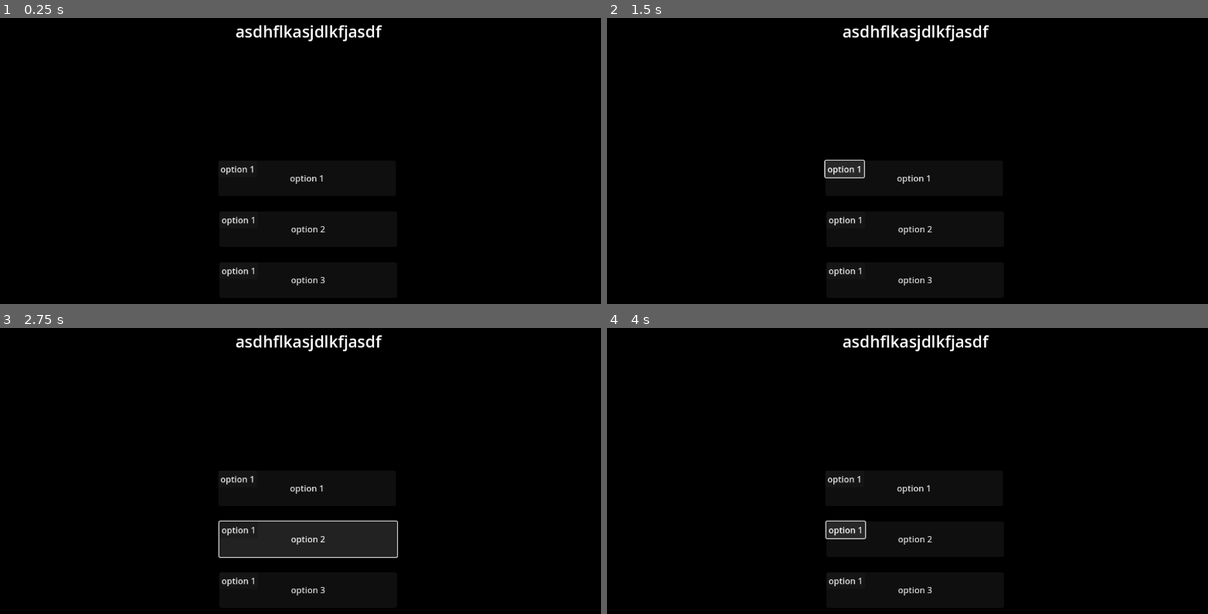
Above: before the commit, frames 1-4 (two rows, left to right).
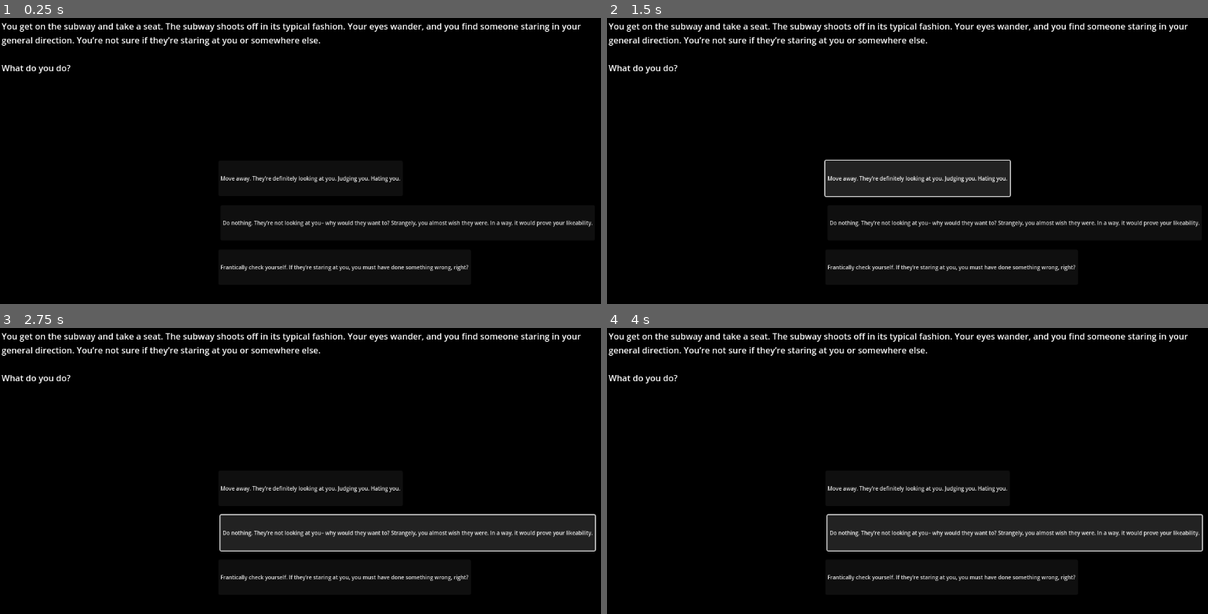
Above: after the commit, the same moments.

Repository: iisalut/Actual_athena
Game: Godot game, scene res://node_2d.tscn
Same seed, same stepped clock (60 frames per second), same inputs: the game is played once before the commit and once after it. The engine's default icon, where the game draws it, is replaced by a stand-in: a white triangle on a blue panel in a dark square.
Inputs (mouse positions are in pixels of both pictures, inside the frame that each line leads up to):
- Up to frame 1 (0.25 s): no input
- Up to frame 2 (1.5 s): click "option 1" (after the commit: "Move away. They’re definitely…") at 0.5 s; click (847, 169) at 1.25 s, where only the run before the commit has a clickable "option 1"
- Up to frame 3 (2.75 s): click "option 2" (after the commit: "Do nothing. They’re not looki…") at 2 s
- Up to frame 4 (4 s): click "option 3" (after the commit: "Frantically check yourself. I…") at 2.75 s; click (847, 531) at 3.5 s, where only the run before the commit has a clickable "option 1"

The runs differ from the first frame. In frame 1, 4.1% of the frame differs, in the area x 0-99%, y 1-94%; in frame 2, 4.6%; in frame 3, 9.7%, in the area x 0-100%, y 1-94%; in frame 4, 9.1%.

Commit message:
Game logic-- updating UI based on question, variable assignment

Diff:
--- a/buttonBehavior.gd
+++ b/buttonBehavior.gd
@@ -1,11 +1,10 @@
 extends Button
+
+var complex
 
 # Called when the node enters the scene tree for the first time.
 func _ready() -> void:
-	var button = Button.new()
-	button.text = "option 1"
-	button.pressed.connect(_button_pressed)
-	add_child(button)
+	pass
 
-func _button_pressed():
-	print("hi")
+func _on_pressed() -> void:
+	print(complex)
--- /dev/null
+++ b/choice_button.tscn
@@ -0,0 +1,21 @@
+[gd_scene load_steps=2 format=3 uid="uid://l0318x2q58od"]
+
+[ext_resource type="Script" uid="uid://bjpr3pdwuhhbg" path="res://buttonBehavior.gd" id="1_nme6o"]
+
+[node name="button1" type="Button"]
+anchors_preset = -1
+anchor_left = 0.35300002
+anchor_top = 0.5
+anchor_right = 0.64100003
+anchor_bottom = 0.591
+offset_left = 0.34399414
+offset_top = -7.0
+offset_right = -0.43188477
+offset_bottom = 0.031982422
+theme_override_font_sizes/font_size = 10
+text = "option 1"
+script = ExtResource("1_nme6o")
+metadata/_edit_use_anchors_ = true
+metadata/complex = ""
+
+[connection signal="pressed" from="." to="." method="_on_pressed"]
--- a/game_manager.gd
+++ b/game_manager.gd
@@ -1,69 +1,96 @@
 extends Node
+
+#count of complexes-- determine end result
+var guilt = 0
+var superiority = 0
+var inferiority = 0
+var persecution = 0
+var martyr = 0
+
+#setup array: 10 objects
+# [scenario, [decision, complex], [decision, complex], [decision, complex]]
+var array = [
+	["You are walking by an office building. Amidst the horde of workers within their daily motions, you accidentally bump into a woman holding a large stack of documents. Papers and folders clatter to the dirty sidewalk. The woman abruptly begins shouting profanities and blaming expletives– 'It’s all your fault! What the hell is your problem?!'\n\nWhat do you say?",
+		["Apologize profusely. Take the blame. It’s your fault, after all. That means you need to fix it.", "guilt"],
+		["Yell back. How dare she blame you? It was her fault, for walking so carelessly, not yours.", "superiority"],
+		["Shell up like a turtle. You’re worthless. You get it. You don’t need to hear it.", "inferiority"]
+	],
+	["As you walk, your toe snags on a crack– you stumble forward, catching yourself just before you fall.You turn, only to realize that it was never a crack after all, but rather, the leg of a desolate, raggedly-clothed man sitting slumped against the wall. He looks up at you with weary, beseeching eyes, ones that, in themselves, seem to communicate an eon of suffering. “Please”, he entreats, voice rasping, “spare just a little”.\n\nWhat do you do?",
+		["Give him everything in your wallet. You were planning to buy something, but it’s fine. Perhaps if someone glances, they will praise you?", "martyr"],
+		["Pretend not to see or hear the man. What if he tries to do something? What if someone sees you not giving him money, and thinks badly of you?", "persecution"],
+		["Look down in disdain. You’re better than this– you don’t need to indulge in it.", "superiority"]
+	],
+	["You stroll by a park, and are greeted with the classic superhero-comic scene: a woman whose cat is stuck in a tree. You watch, somewhat dumbfounded, as she attempts to beckon the cat with wheedling sweet-talk and promises of treats. The cat does not budge.\n\nWhat do you do?",
+		["Take it upon yourself and help her. You may injure yourself. But she may revere you.", "martyr"],
+		["Walk away without a glance. This doesn’t concern you. Someone like you has better things– more important things– to worry about.", "superiority"],
+		["Call the fire department. Not like you’d be able to help. You aren’t capable of it; you aren’t skilled enough.", "inferiority"]
+	],
+	["While waiting for a stoplight to turn green, an unfamiliar man runs up to you. He is panting, heaving for breath, perspiration dotting his brow. With an edge of tangible desperation to his voice, he claims that he needs help with something further back behind you.\n\nWhat do you do?",
+		["Decline hastily. It’s a trap. He might try to do something.", "persecution"],
+		["Enthusiastically agree. Yes, you need to be somewhere, but somebody needs your assistance. You’ll oblige, even if it means sacrificing your own plans.", "martyr"],
+		["Fervently apologize, then quickly find someone else who can help. You know you will still feel guilty for hours after the interaction.", "guilt"]
+	],
+	["While making your way down the sidewalk, a vibration from your phone alerts you. You excuse yourself from the crowd to lean up inconspicuously against a brick wall, and you check the notification you have received. Within moments, you’re distracted, engrossed in a text conversation. A few minutes pass, and then a man approaches you. “Excuse me,” he tries to catch your attention.\n\nWhat do you do?",
+		["Wave him off. Your attention is already taken by something more relevant to you. He doesn’t matter as much.", "superiority"],
+		["Say sorry and quickly move. You must have been in the way. What if you hindered him somehow? You need to be more careful, truly.", "guilt"],
+		["Wordlessly hurry away. This can’t be good news. There must be bad intentions at play here.", "persecution"]
+	],
+	["Cars speed by at the street intersection you’ve found yourself at. You don’t particularly feel the need to cross just yet, so you just stand and observe. A melody, then, catches your attention. You turn to see a busker singing while strumming an acoustic guitar. It’s something you’ve always wanted to learn, though you never quite reached far with the skill. Transfixed by their show, you almost don’t notice when the pedestrian light turns green. The cars have stopped.\n\nWhat do you do?",
+		["Praise them extravagantly, almost forcefully, before crossing the street. Make them know you listened. Make them know that you stopped and appreciated their performance.", "martyr"],
+		["Walk across the street without a backward glance. It wasn’t that impressive, anyways. You could do better.", "superiority"],
+		["Stay in place, staring. You can’t help the feeling of jealousy that swells involuntarily within you. Yet you cannot stop listening, despite the reminders of your own lacking self-worth.", "inferiority"]
+	],
+	["The aroma of coffee alerts you. Tempted by its scent, you end up approaching a nearby coffee stand and ordering something. However, when you receive your order, you quickly realize that it’s incorrect. You stare at the much-darker-than-expected hue within the plastic cup and deliberate.\n\nWhat do you do?",
+		["Storm up to the worker and demand a fresh cup. How dare they mess up your order? Can’t they do one thing correctly?", "superiority"],
+		["Take the cup without complaint. They must be busy. You’re not important enough for a fresh remake, although you still can’t help but feel a little spiteful.", "inferiority"],
+		["Reluctantly ask for a remake. Then feel bad that you asked. They must be busy, and you must have done nothing but add more to their plate.", "guilt"]
+	],
+	["You pass by a large crowd. Intrigue piqued, you push your way through to the front. It seems some audience-interactive event is taking place– some kind of impromptu magic show. Suddenly, the host asks for a volunteer. They point to you. However, you frankly don’t care much for what’s happening, let alone for participating in it.\n\nWhat do you do?",
+		["Force enthusiasm and participate with your all nonetheless. The crowd will be disappointed if you decline. Put on a good show, and people will like you.", "martyr"],
+		["Participate with some hesitance. You’ll feel bad for declining. It won’t leave your mind.", "guilt"],
+		["Quickly reject the invitation and move away. No way you’re going up there. You’ll embarrass yourself, and everyone will ridicule you. That’s why they’re setting this situation up.", "persecution"]
+	],
+		["While waiting for the subway, you hear what sounds like a heated altercation. Curiously, you glance in the direction of the angry voices. Two men are shoving each other, each becoming increasingly forceful. It’s the unmistakable beginnings of a fight. The subway will be pending for at least a few minutes more.\n\nWhat do you do?",
+		["Create distance. They look dangerous. What if they come for you next? You couldn’t possibly hold your own in a fight.", "persecution"],
+		["Try to step in. It’s up to you to bravely rescue this situation– nobody else will do it! Perhaps the others around you will notice if you do?", "martyr"],
+		["Watch, unmoving. Wonder what it would be like to be good enough to win a fight. You almost wish you could get into one, too, if you could prove yourself.", "inferiority"]
+	],
+	["You get on the subway and take a seat. The subway shoots off in its typical fashion. Your eyes wander, and you find someone staring in your general direction. You’re not sure if they’re staring at you or somewhere else.\n\nWhat do you do?",
+		["Move away. They’re definitely looking at you. Judging you. Hating you.", "persecution"],
+		["Do nothing. They’re not looking at you– why would they want to? Strangely, you almost wish they were. In a way, it would prove your likeability.", "inferiority"],
+		["Frantically check yourself. If they’re staring at you, you must have done something wrong, right?", "guilt"]
+	]
+]
+
+var max = 9
 
 # Called when the node enters the scene tree for the first time.
 func _ready() -> void:
-	print("script is running")
+	_situation()
+
+@onready var situationTxt = get_node('/root/Node2D/uis/choice/decisionText')
+@onready var choice1 = get_node("/root/Node2D/uis/choice/button1")
+@onready var choice2 = get_node("/root/Node2D/uis/choice/button2")
+@onready var choice3 = get_node("/root/Node2D/uis/choice/button3")
 
 
 # Called every frame. 'delta' is the elapsed time since the previous frame.
 func _process(delta: float) -> void:
-	#count of complexes-- determine end result
-	var guilt = 0
-	var superiority = 0
-	var inferiority = 0
-	var persecution = 0
-	var martyr = 0
-	#setup array: 10 objects
-	# [scenario, [decision, complex], [decision, complex], [decision, complex]]
-	var array = [
-		["You are walking by an office building. Amidst the horde of workers within their daily motions, you accidentally bump into a woman holding a large stack of documents. Papers and folders clatter to the dirty sidewalk. The woman abruptly begins shouting profanities and blaming expletives– 'It’s all your fault! What the hell is your problem?!'\n\nWhat do you say?",
-			["Apologize profusely. Take the blame. It’s your fault, after all. That means you need to fix it.", "guilt"],
-			["Yell back. How dare she blame you? It was her fault, for walking so carelessly, not yours.", "superiority"],
-			["Shell up like a turtle. You’re worthless. You get it. You don’t need to hear it.", "inferiority"]
-		],
-		["As you walk, your toe snags on a crack– you stumble forward, catching yourself just before you fall.You turn, only to realize that it was never a crack after all, but rather, the leg of a desolate, raggedly-clothed man sitting slumped against the wall. He looks up at you with weary, beseeching eyes, ones that, in themselves, seem to communicate an eon of suffering. “Please”, he entreats, voice rasping, “spare just a little”.\n\nWhat do you do?",
-			["Give him everything in your wallet. You were planning to buy something, but it’s fine. Perhaps if someone glances, they will praise you?", "martyr"],
-			["Pretend not to see or hear the man. What if he tries to do something? What if someone sees you not giving him money, and thinks badly of you?", "persecution"],
-			["Look down in disdain. You’re better than this– you don’t need to indulge in it.", "superiority"]
-		],
-		["You stroll by a park, and are greeted with the classic superhero-comic scene: a woman whose cat is stuck in a tree. You watch, somewhat dumbfounded, as she attempts to beckon the cat with wheedling sweet-talk and promises of treats. The cat does not budge.\n\nWhat do you do?",
-			["Take it upon yourself and help her. You may injure yourself. But she may revere you.", "martyr"],
-			["Walk away without a glance. This doesn’t concern you. Someone like you has better things– more important things– to worry about.", "superiority"],
-			["Call the fire department. Not like you’d be able to help. You aren’t capable of it; you aren’t skilled enough.", "inferiority"]
-		],
-		["While waiting for a stoplight to turn green, an unfamiliar man runs up to you. He is panting, heaving for breath, perspiration dotting his brow. With an edge of tangible desperation to his voice, he claims that he needs help with something further back behind you.\n\nWhat do you do?",
-			["Decline hastily. It’s a trap. He might try to do something.", "persecution"],
-			["Enthusiastically agree. Yes, you need to be somewhere, but somebody needs your assistance. You’ll oblige, even if it means sacrificing your own plans.", "martyr"],
-			["Fervently apologize, then quickly find someone else who can help. You know you will still feel guilty for hours after the interaction.", "guilt"]
-		],
-		["While making your way down the sidewalk, a vibration from your phone alerts you. You excuse yourself from the crowd to lean up inconspicuously against a brick wall, and you check the notification you have received. Within moments, you’re distracted, engrossed in a text conversation. A few minutes pass, and then a man approaches you. “Excuse me,” he tries to catch your attention.\n\nWhat do you do?",
-			["Wave him off. Your attention is already taken by something more relevant to you. He doesn’t matter as much.", "superiority"],
-			["Say sorry and quickly move. You must have been in the way. What if you hindered him somehow? You need to be more careful, truly.", "guilt"],
-			["Wordlessly hurry away. This can’t be good news. There must be bad intentions at play here.", "persecution"]
-		],
-		["Cars speed by at the street intersection you’ve found yourself at. You don’t particularly feel the need to cross just yet, so you just stand and observe. A melody, then, catches your attention. You turn to see a busker singing while strumming an acoustic guitar. It’s something you’ve always wanted to learn, though you never quite reached far with the skill. Transfixed by their show, you almost don’t notice when the pedestrian light turns green. The cars have stopped.\n\nWhat do you do?",
-			["Praise them extravagantly, almost forcefully, before crossing the street. Make them know you listened. Make them know that you stopped and appreciated their performance.", "martyr"],
-			["Walk across the street without a backward glance. It wasn’t that impressive, anyways. You could do better.", "superiority"],
-			["Stay in place, staring. You can’t help the feeling of jealousy that swells involuntarily within you. Yet you cannot stop listening, despite the reminders of your own lacking self-worth.", "inferiority"]
-		],
-		["While waiting for the subway, you hear what sounds like a heated altercation. Curiously, you glance in the direction of the angry voices. Two men are shoving each other, each becoming increasingly forceful. It’s the unmistakable beginnings of a fight. The subway will be pending for at least a few minutes more.\n\nWhat do you do?",
-			["Create distance. They look dangerous. What if they come for you next? You couldn’t possibly hold your own in a fight.", "persecution"],
-			["Try to step in. It’s up to you to bravely rescue this situation– nobody else will do it! Perhaps the others around you will notice if you do?", "martyr"],
-			["Watch, unmoving. Wonder what it would be like to be good enough to win a fight. You almost wish you could get into one, too, if you could prove yourself.", "inferiority"]
-		],
-		["You get on the subway and take a seat. The subway shoots off in its typical fashion. Your eyes wander, and you find someone staring in your general direction. You’re not sure if they’re staring at you or somewhere else.\n\nWhat do you do?",
-			["Move away. They’re definitely looking at you. Judging you. Hating you.", "persecution"],
-			["Do nothing. They’re not looking at you– why would they want to? Strangely, you almost wish they were. In a way, it would prove your likeability.", "inferiority"],
-			["Frantically check yourself. If they’re staring at you, you must have done something wrong, right?", "guilt"]
-		],
-		["The aroma of coffee alerts you. Tempted by its scent, you end up approaching a nearby coffee stand and ordering something. However, when you receive your order, you quickly realize that it’s incorrect. You stare at the much-darker-than-expected hue within the plastic cup and deliberate.\n\nWhat do you do?",
-			["Storm up to the worker and demand a fresh cup. How dare they mess up your order? Can’t they do one thing correctly?", "superiority"],
-			["Take the cup without complaint. They must be busy. You’re not important enough for a fresh remake, although you still can’t help but feel a little spiteful.", "inferiority"],
-			["Reluctantly ask for a remake. Then feel bad that you asked. They must be busy, and you must have done nothing but add more to their plate.", "guilt"]
-		],
-		["You pass by a large crowd. Intrigue piqued, you push your way through to the front. It seems some audience-interactive event is taking place– some kind of impromptu magic show. Suddenly, the host asks for a volunteer. They point to you. However, you frankly don’t care much for what’s happening, let alone for participating in it.\n\nWhat do you do?",
-			["Force enthusiasm and participate with your all nonetheless. The crowd will be disappointed if you decline. Put on a good show, and people will like you.", "martyr"],
-			["Participate with some hesitance. You’ll feel bad for declining. It won’t leave your mind.", "guilt"],
-			["Quickly reject the invitation and move away. No way you’re going up there. You’ll embarrass yourself, and everyone will ridicule you. That’s why they’re setting this situation up.", "persecution"]
-		]
-	]
+	pass
+
+func _situation():
+	var index = randi_range(0, max)
+	print(array[index])
+	max-=1
+	if(index == max-1):
+		#undefined code logic
+		index = max
+		max-=1
+
+	situationTxt.text = array[index][0]
+	choice1.text = array[index][1][0]
+	choice1.complex = array[index][1][1]
+	choice2.text = array[index][2][0]
+	choice2.complex = array[index][2][1]
+	choice3.text = array[index][3][0]
+	choice3.complex =  array[index][3][1]
--- a/node_2d.tscn
+++ b/node_2d.tscn
@@ -430,6 +430,8 @@
 
 [node name="Node2D" type="Node2D"]
 
+[node name="uis" parent="." instance=ExtResource("6_kdubu")]
+
 [node name="TileMapLayer" type="TileMapLayer" parent="."]
 tile_map_data = PackedByteArray("AAABAAAAAAAkABQAAAAEAAAAAAAkABQAAAAGAAAAAAAkABQAAAAJAAAAAAAkABQAAAAMAAAAAAAkABQAAAAPAA …(688 unchanged characters)…
 tile_set = SubResource("TileSet_d21ai")
@@ -485,5 +487,3 @@
 position = Vector2(261.375, -18)
 scale = Vector2(0.11914053, 0.15624994)
 texture = ExtResource("3_q6r6c")
-
-[node name="uis" parent="." instance=ExtResource("6_kdubu")]
--- a/uis.tscn
+++ b/uis.tscn
@@ -1,7 +1,7 @@
 [gd_scene load_steps=3 format=3 uid="uid://bvidsgxgkwu2a"]
 
 [ext_resource type="Texture2D" uid="uid://dir6ag4lrosnc" path="res://blackbg.png" id="1_re2j4"]
-[ext_resource type="Script" uid="uid://bjpr3pdwuhhbg" path="res://buttonBehavior.gd" id="2_fmanu"]
+[ext_resource type="PackedScene" uid="uid://l0318x2q58od" path="res://choice_button.tscn" id="2_re2j4"]
 
 [node name="uis" type="Control"]
 layout_mode = 3
@@ -17,54 +17,25 @@
 offset_right = 3840.0
 offset_bottom = 2160.0
 texture = ExtResource("1_re2j4")
+metadata/_edit_use_anchors_ = true
 
-[node name="Label" type="Label" parent="choice"]
+[node name="decisionText" type="Label" parent="choice"]
 offset_left = 3.0
 offset_top = 54.0
 offset_right = 1148.0
 offset_bottom = 288.0
-theme_override_font_sizes/font_size = 30
 text = "asdhflkasjdlkfjasdf"
-horizontal_alignment = 1
+autowrap_mode = 3
+metadata/_edit_use_anchors_ = true
 
-[node name="button1" type="Button" parent="choice"]
-anchors_preset = -1
-anchor_left = 0.35300002
-anchor_top = 0.5
-anchor_right = 0.64100003
-anchor_bottom = 0.591
-offset_left = 0.34399414
-offset_top = -7.0
-offset_right = -0.43188477
-offset_bottom = 0.031982422
-text = "option 1"
-script = ExtResource("2_fmanu")
-metadata/complex = ""
+[node name="button1" parent="choice" instance=ExtResource("2_re2j4")]
 
-[node name="button2" type="Button" parent="choice"]
-anchors_preset = -1
-anchor_left = 0.35500002
-anchor_top = 0.63600004
-anchor_right = 0.64100003
-anchor_bottom = 0.73800004
-offset_left = 0.039978027
-offset_top = -0.12802124
-offset_right = 1.5681763
-offset_bottom = -0.22399902
-text = "option 2"
-script = ExtResource("2_fmanu")
-metadata/complex = ""
+[node name="button2" parent="choice" instance=ExtResource("2_re2j4")]
+offset_left = 4.343994
+offset_top = 76.0
+offset_right = 3.5681152
+offset_bottom = 83.03198
 
-[node name="button3" type="Button" parent="choice"]
-anchors_preset = -1
-anchor_left = 0.35500002
-anchor_top = 0.78200006
-anchor_right = 0.642
-anchor_bottom = 0.88400006
-offset_left = 0.039978027
-offset_top = 0.26394653
-offset_right = 0.41607666
-offset_bottom = 0.16796875
-text = "option 3"
-script = ExtResource("2_fmanu")
-metadata/complex = ""
+[node name="button3" parent="choice" instance=ExtResource("2_re2j4")]
+offset_top = 159.0
+offset_bottom = 166.03198
Binary file removed: tourist-eating-mitarashi-dango-and-looking-at-camera-at-street-2RD7FB4.jpg
Not shown, removed: tourist-eating-mitarashi-dango-and-looking-at-camera-at-street-2RD7FB4.jpg.import
